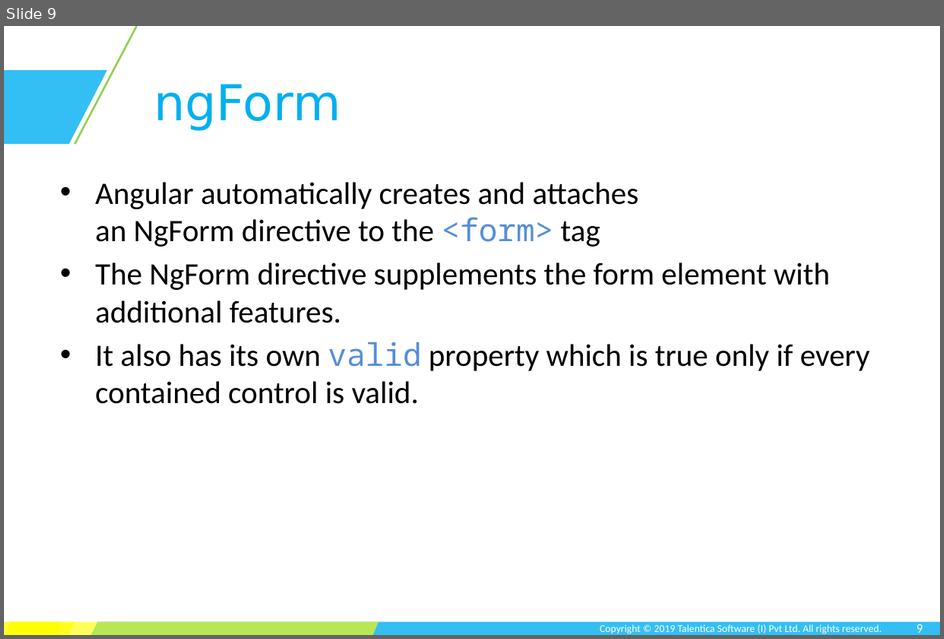
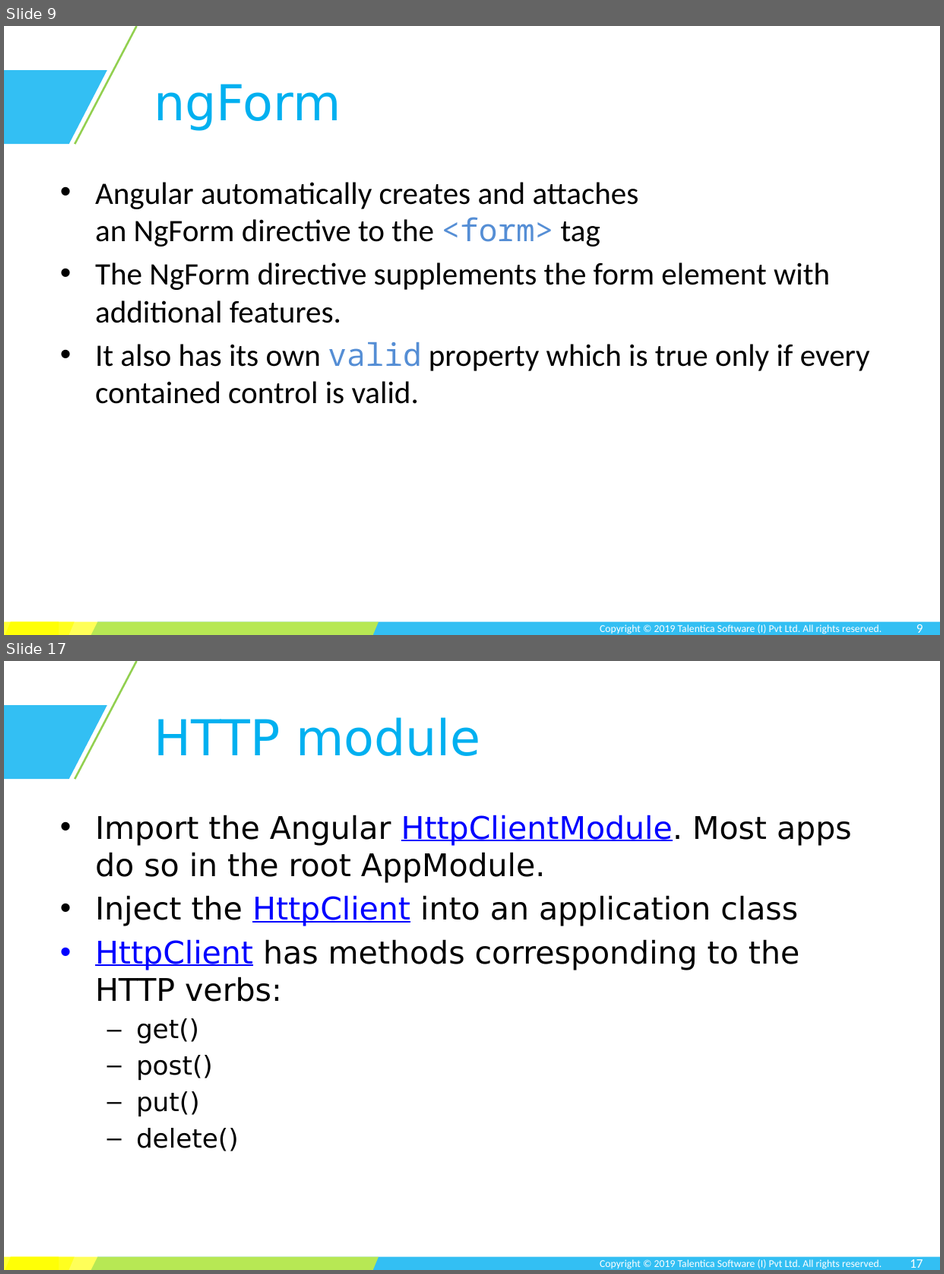
Before and after one commit to TusharRajGupt/angular-demo, a slide deck: session-3/Session 3.pptx. Shown one above the other, each under a label of ours: slide 9 before the commit, slides 9 and 17 after it; the slides between them are not shown. The pictures are 944x639 and 944x1274 pixels, drawn with LibreOffice and Linux fonts; fonts in the diff are those of the drawing; background and template pictures are left out. Boxes give left, top, right and bottom in pixels: in the first picture for what was removed or moved away, otherwise in the second. Text is boxed around its words. In the diff, an @@ line names an element or a change of style, - is before the commit and + after.

```diff
--- a/session-3/Session 3.pptx
+++ b/session-3/Session 3.pptx
@@ slide 17 added at box(4, 661, 940, 1270), background #FFFFFF; not listed: 7 template elements that a slide beside it also shows @@
@@ title added at box(154, 717, 481, 756), 38 pt, text #00B0F0 @@
+HTTP module
@@ text added at box(95, 815, 852, 1151), 24 pt, text #000000 @@
+• Import the Angular HttpClientModule. Most apps do so in the root AppModule.
+• Inject the HttpClient into an application class
+• HttpClient has methods corresponding to the HTTP verbs:
+  – get()
+  – post()
+  – put()
+  – delete()
@@ page number added at box(910, 1259, 923, 1267), 10 pt, text #FFFFFF @@
+17
```
Also in this commit, not shown: 3 slides changed, 15 other slides added, 5 slides removed, 1 other file.
